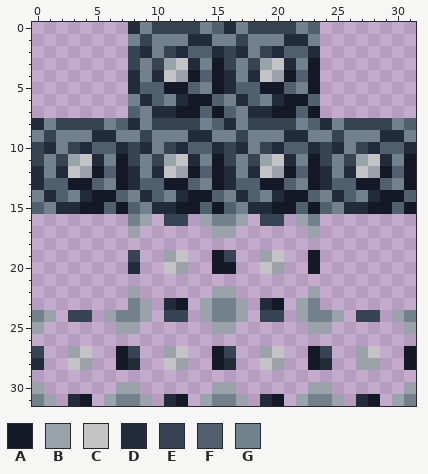
Pixel-art sprite, stored at src/main/resources/assets/ait/textures/blockentities/exteriors/siege_mode/siege_mode.png. The first picture shows the starting point.
The file is 32x32 pixels.
Palette (. is transparent): A #151825  B #9aa3a9  C #c4c4c4  D #222b3a  E #354352  F #50606e  G #72828c
Pixels before, first column x 0:
 0 ........DGEEEEGFDGEEEEGF........
 1 ........GEGGGDDGGEGGGDDG........
 2 ........EDGEDFFDEDGEDFFD........
 3 ........EGEBCDGAEGEBCDGA........
 4 ........DGDCBAFADGDCBAFA........
 5 ........DFFAAFGADFFAAFGA........
 6 ........GDFGDAAFGDFGDAAF........
 7 ........FGDDAAFAFGDDAAFA........
 8 DGEEEEGFDGEEEEGFDGEEEEGFDGEEEEGF
 9 GEGGGDDGGEGGGDDGGEGGGDDGGEGGGDDG
10 EDGEDFFDEDGEDFFDEDGEDFFDEDGEDFFD
11 EGEBCDGAEGEBCDGAEGEBCDGAEGEBCDGA
12 DGDCBAFADGDCBAFADGDCBAFADGDCBAFA
13 DFFAAFGADFFAAFGADFFAAFGADFFAAFGA
14 GDFGDAAFGDFGDAAFGDFGDAAFGDFGDAAF
15 FGDDAAFAFGDDAAFAFGDDAAFAFGDDAAFA
16 ........GB.EE.BGGB.EE.BG........
17 ........B......BB......B........
18 ................................
19 ........E..BC..AE..BC..A........
20 ........D..CB..AA..CB..A........
21 ................................
22 ........B......BB......B........
23 ........GB.DA.BGGB.DA.BG........
24 GB.EE.BGGB.EE.BGGB.EE.BGGB.EE.BG
25 B......BB......BB......BB......B
26 ................................
27 E..BC..AE..BC..AE..BC..AE..BC..A
28 D..CB..AD..CB..AD..CB..AD..BB..A
29 ................................
30 B......BB......BB......BB......B
31 GB.DA.BGGB.DA.BGGB.DA.BGGB.DA.BG
And afterwards:
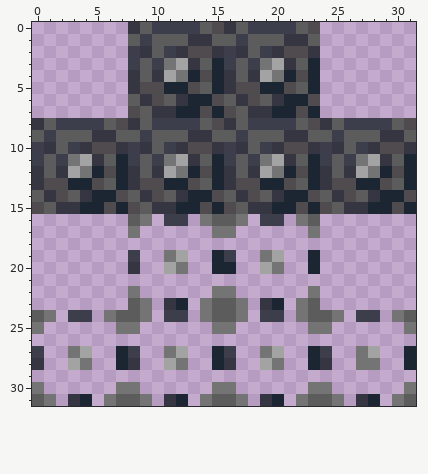
From old to new:
colour A: #151825 -> #1b2632
colour B: #9aa3a9 -> #747474
colour C: #c4c4c4 -> #a3a3a3
colour D: #222b3a -> #353641
colour E: #354352 -> #3d3e4c
colour F: #50606e -> #4f4b4f
colour G: #72828c -> #5c5c5c
